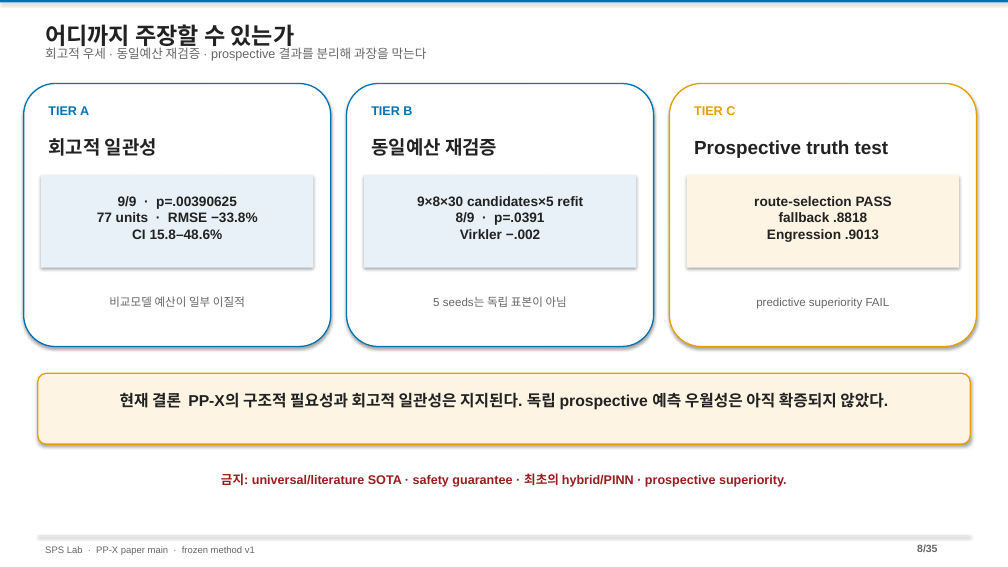
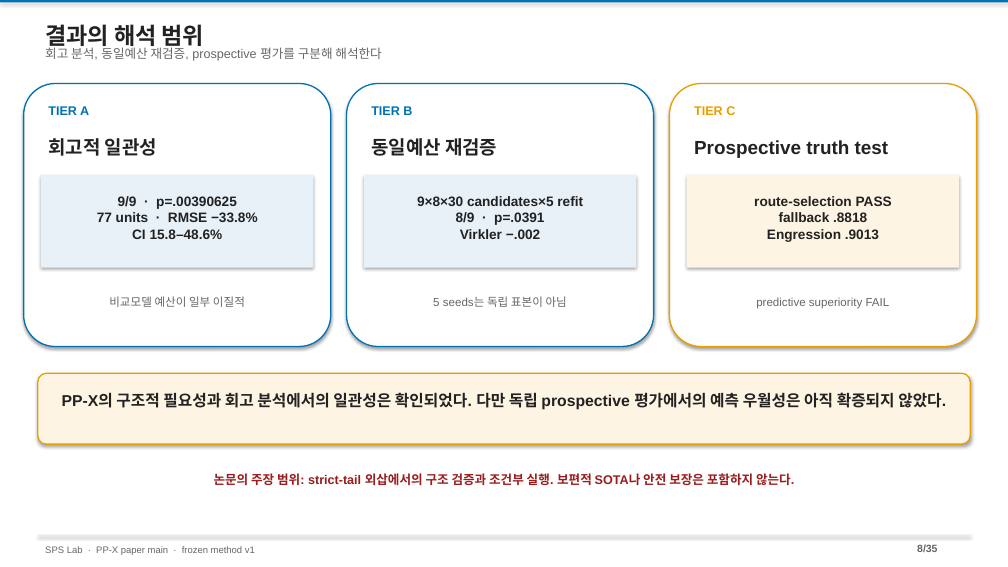
Before and after one commit to amumujs-create/pp_pae_total, a slide deck: slide 8 of output/PP_Research_Detailed_v2.pptx. Drawn at 1008x567 pixels with LibreOffice and Linux fonts; fonts in the diff are those of the drawing. Boxes give left, top, right and bottom in pixels: in the first picture for what was removed or moved away, otherwise in the second. Text is boxed around its words. In the diff, an @@ line names an element or a change of style, - is before the commit and + after.

```diff
--- a/output/PP_Research_Detailed_v2.pptx
+++ b/output/PP_Research_Detailed_v2.pptx
@@ text at (45, 24, 204, 49): text changed @@
-어디까지 주장할 수 있는가
+결과의 해석 범위
@@ text at (45, 45, 381, 61): text changed @@
-회고적 우세 · 동일예산 재검증 · prospective 결과를 분리해 과장을 막는다
+회고 분석, 동일예산 재검증, prospective 평가를 구분해 해석한다
@@ text at (62, 392, 946, 410): text changed @@
-현재 결론 PP-X의 구조적 필요성과 회고적 일관성은 지지된다. 독립 prospective 예측 우월성은 아직 확증되지 않았다.
+PP-X의 구조적 필요성과 회고 분석에서의 일관성은 확인되었다. 다만 독립 prospective 평가에서의 예측 우월성은 아직 확증되지 않았다.
@@ text at (214, 473, 794, 485): text changed @@
-금지: universal/literature SOTA · safety guarantee · 최초의 hybrid/PINN · prospective superiority.
+논문의 주장 범위: strict-tail 외삽에서의 구조 검증과 조건부 실행. 보편적 SOTA나 안전 보장은 포함하지 않는다.
```
Also in this commit, not shown: 4 other slides changed, 1 other file.
